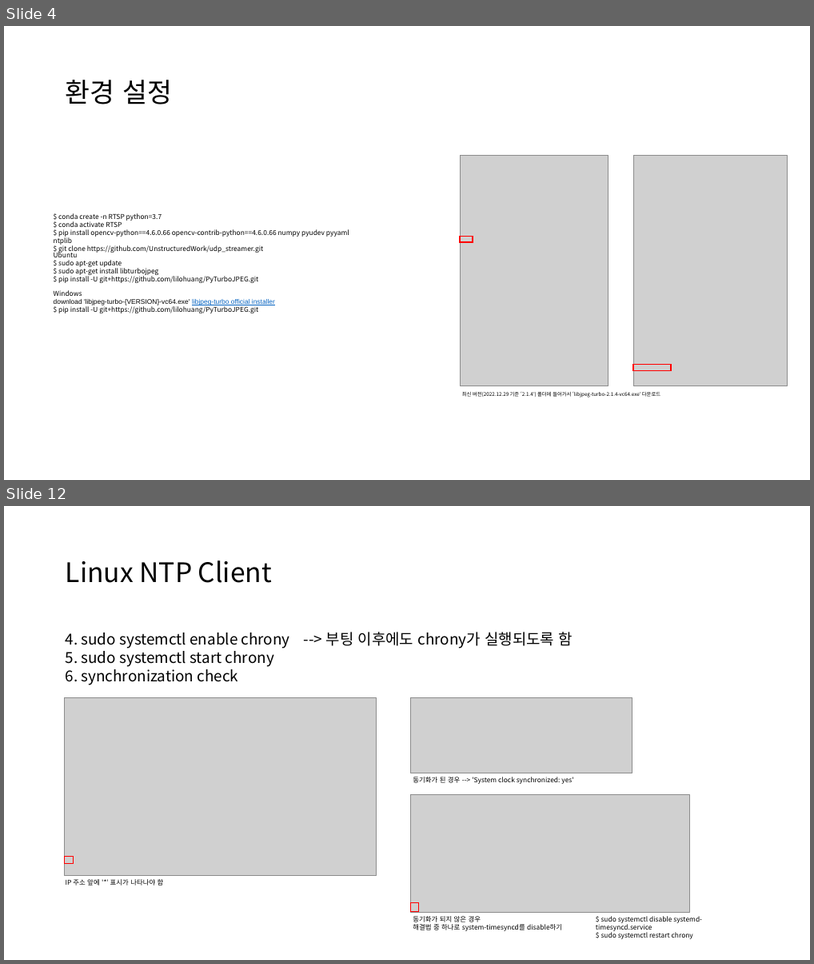
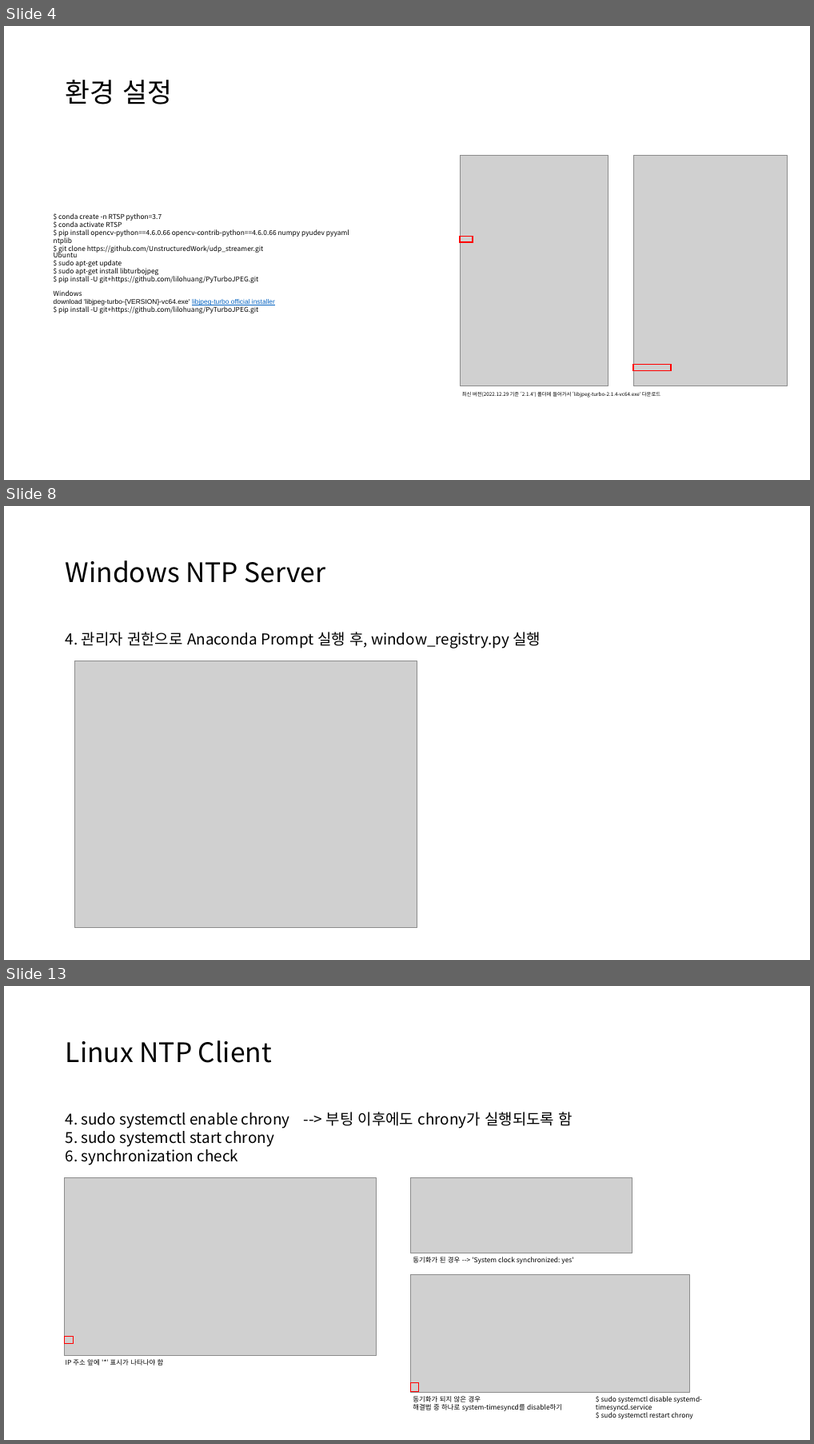
Before and after one commit to UnstructuredWork/udp_server, a slide deck: doc/time_synchronization.pptx. Shown one above the other, each under a label of ours: slides 4 and 12 before the commit, slides 4, 8 and 13 after it; the slides between them are not shown. The pictures are 814x964 and 814x1444 pixels, drawn with LibreOffice and Linux fonts; fonts in the diff are those of the drawing; grey boxes stand for pictures. Boxes give left, top, right and bottom in pixels: in the first picture for what was removed or moved away, otherwise in the second. Text is boxed around its words. In the diff, an @@ line names an element or a change of style, - is before the commit and + after.

```diff
--- a/doc/time_synchronization.pptx
+++ b/doc/time_synchronization.pptx
@@ slide 8 added at [4,506,810,960], background #FFFFFF @@
@@ title added at [66,560,326,583], 32 pt, text #000000 @@
+Windows NTP Server
@@ text added at [66,632,542,648], 18 pt, text #000000 @@
+4. 관리자 권한으로 Anaconda Prompt 실행 후, window_registry.py 실행
@@ picture added at [74,660,417,927] @@
@@ what was slide 12 is now slide 13 @@
```
Also in this commit, not shown: 5 slides changed, 6 other slides added, 6 slides removed, 1 other file.
